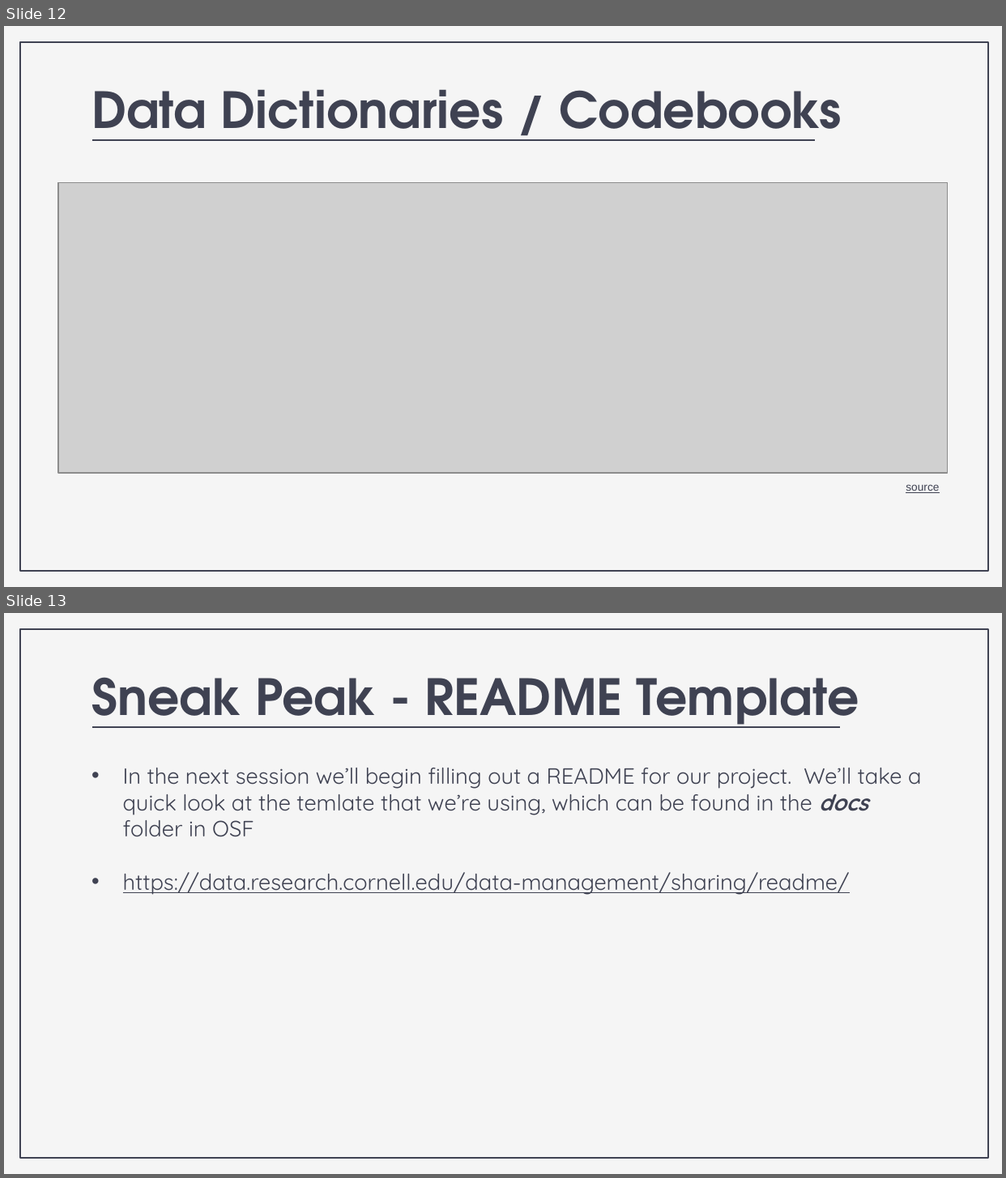
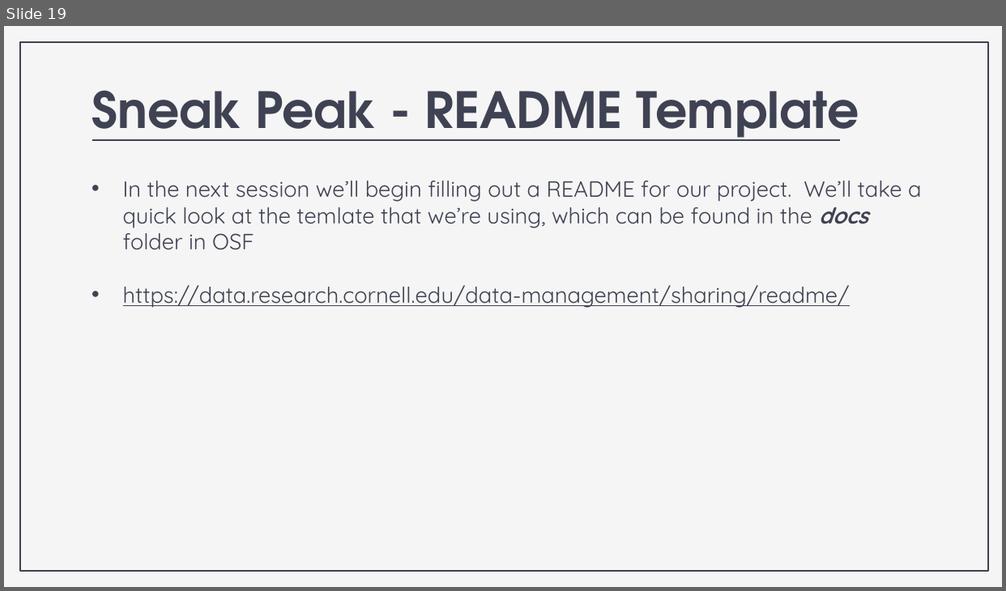
Before and after one commit to nickrochlin/rdm-jumpstart2, a slide deck: files/Block2-3_Documentation.pptx. Shown one above the other, each under a label of ours: slides 12 and 13 before the commit, slide 19 after it. The pictures are 1006x1178 and 1006x591 pixels, drawn with LibreOffice and Linux fonts; fonts in the diff are those of the drawing; grey boxes stand for pictures. Boxes give left, top, right and bottom in pixels: in the first picture for what was removed or moved away, otherwise in the second. Text is boxed around its words. In the diff, an @@ line names an element or a change of style, - is before the commit and + after.

```diff
--- a/files/Block2-3_Documentation.pptx
+++ b/files/Block2-3_Documentation.pptx
@@ slide 12 removed at (x1=4, y1=26, x2=1002, y2=587), background #F5F5F5; not listed: 1 template element that a slide beside it also shows @@
@@ title removed at (x1=91, y1=89, x2=842, y2=141) @@
-Data Dictionaries / Codebooks
@@ line removed from (93, 139) to (814, 139) @@
@@ picture removed at (x1=58, y1=182, x2=947, y2=473) @@
@@ text removed at (x1=906, y1=484, x2=939, y2=493) @@
-source
@@ what was slide 13 is now slide 19 @@
```
Also in this commit, not shown: 2 slides changed, 7 slides added, 2 other files.
